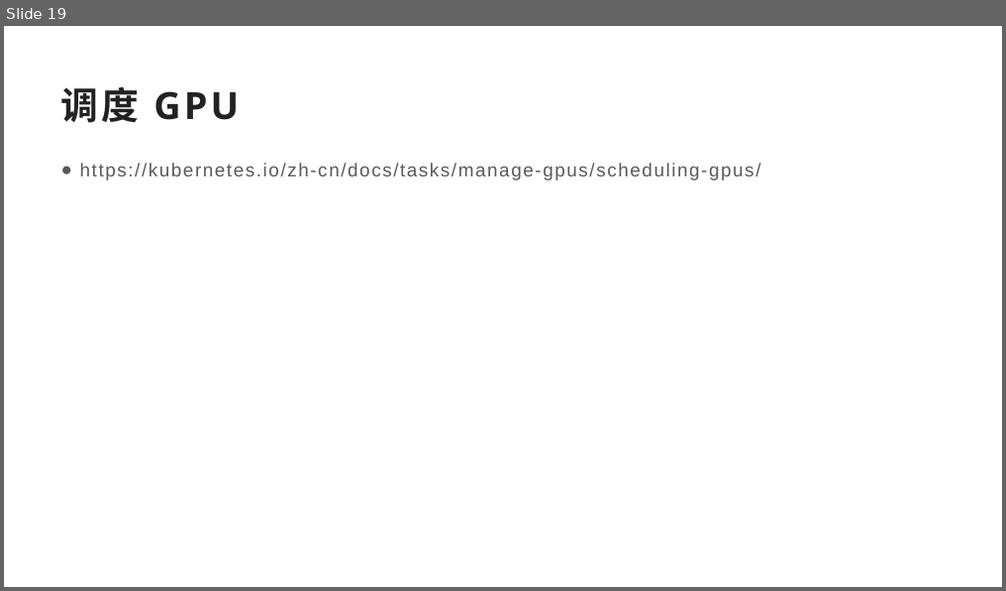
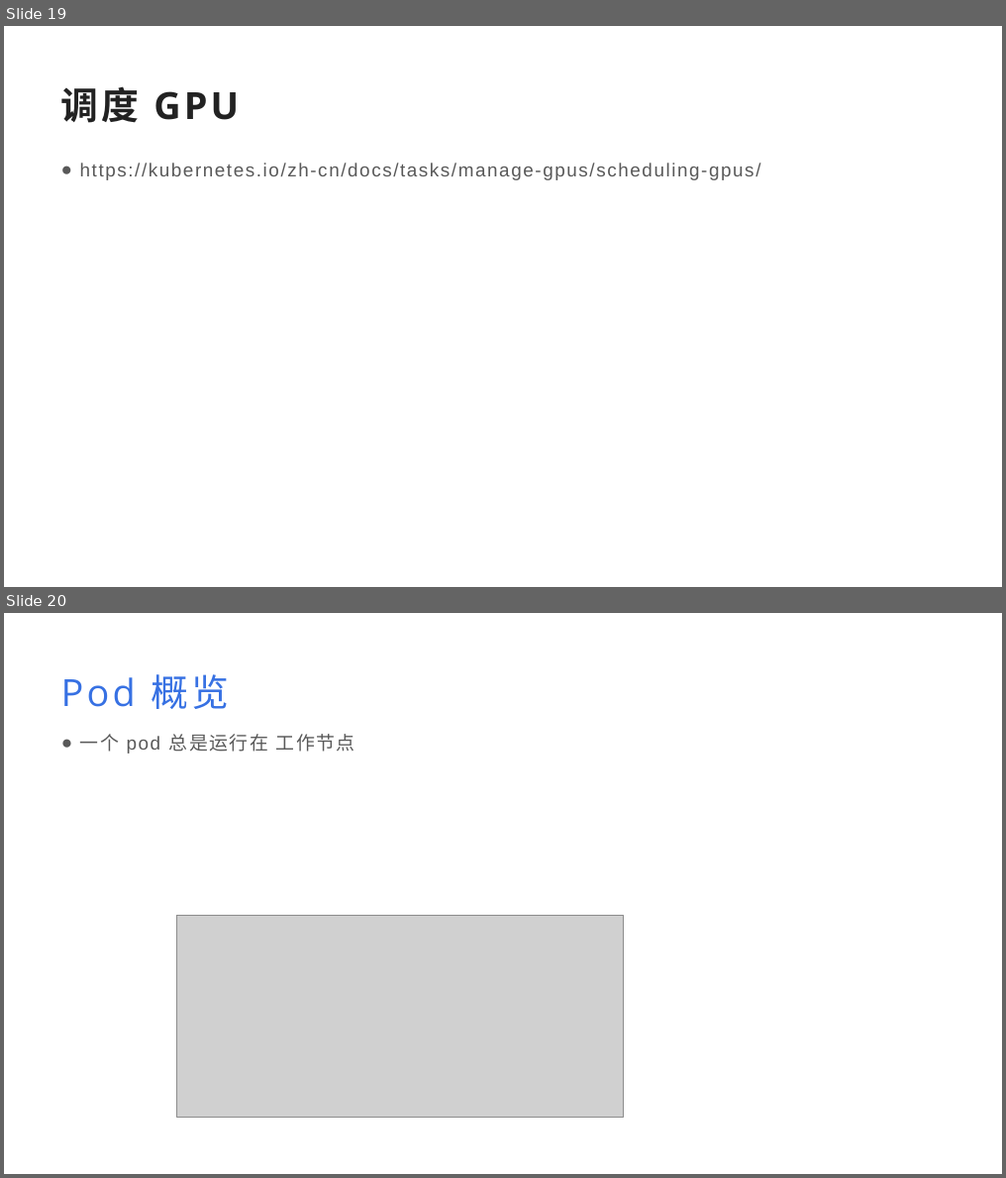
Before and after one commit to myverse/hazelcast-learn, a slide deck: K8S-0413.pptx. Shown one above the other, each under a label of ours: slide 19 before the commit, slides 19 and 20 after it. The pictures are 1006x591 and 1006x1178 pixels, drawn with LibreOffice and Linux fonts; fonts in the diff are those of the drawing; grey boxes stand for pictures. Boxes give left, top, right and bottom in pixels: in the first picture for what was removed or moved away, otherwise in the second. Text is boxed around its words. In the diff, an @@ line names an element or a change of style, - is before the commit and + after.

```diff
--- a/K8S-0413.pptx
+++ b/K8S-0413.pptx
@@ slide 20 added at bbox=[4, 613, 1002, 1174], background #FFFFFF @@
@@ title added at bbox=[61, 674, 230, 709], 36 pt, text #3771E3 @@
+Pod 概览
@@ text added at bbox=[80, 734, 355, 754], 18 pt, text #595959 @@
+● 一个 pod 总是运行在 工作节点
@@ picture added at bbox=[176, 916, 623, 1118] @@
```
Also in this commit, not shown: 6 other slides added.
